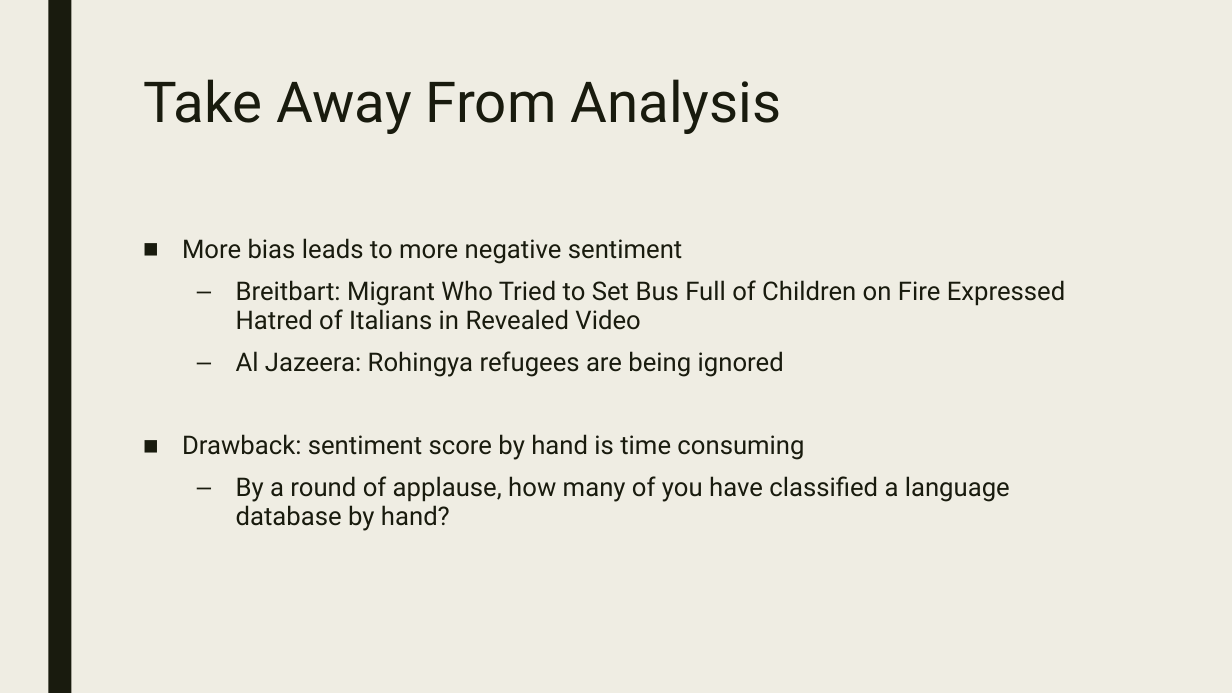
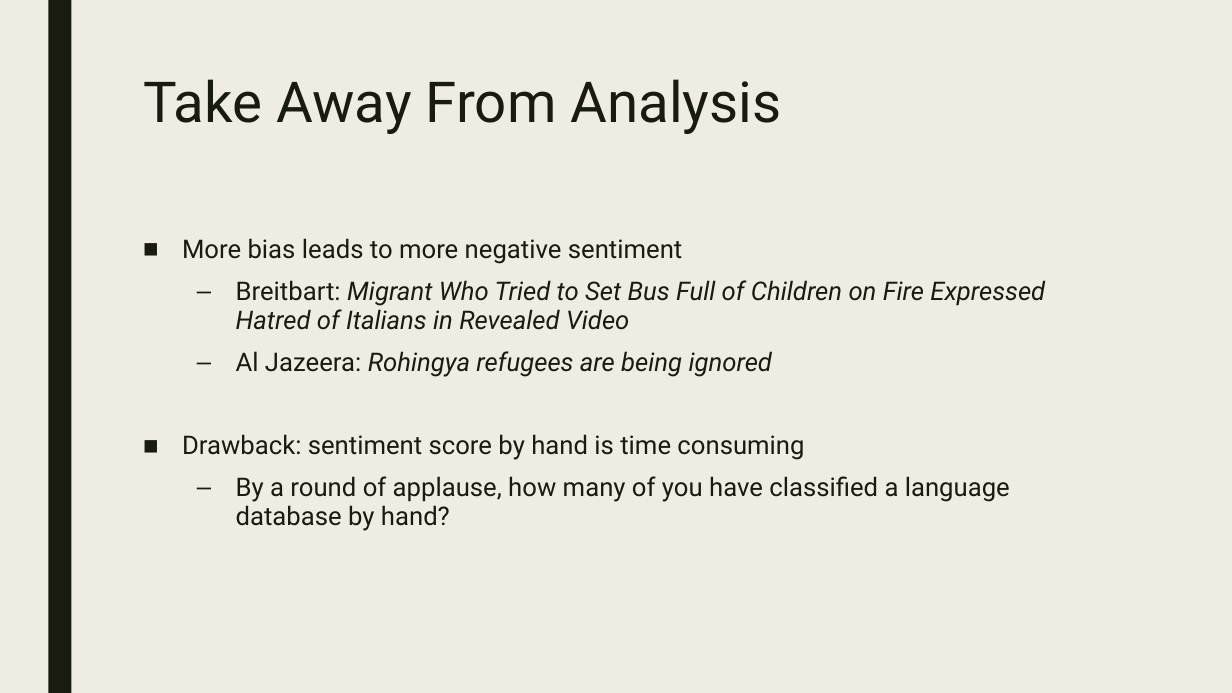
Before and after one commit to James-Ashley/sentiment-analysis-dashboard, a slide deck: slide 7 of Group_project3_deck.pptx. Drawn at 1232x693 pixels with LibreOffice and Linux fonts; fonts in the diff are those of the drawing. Boxes give left, top, right and bottom in pixels: in the first picture for what was removed or moved away, otherwise in the second. Text is boxed around its words. In the diff, an @@ line names an element or a change of style, - is before the commit and + after.

```diff
--- a/Group_project3_deck.pptx
+++ b/Group_project3_deck.pptx
@@ text at (x1=236, y1=280, x2=1045, y2=377): italic on in "Migrant Who Tried to Set Bus Full ...", "Rohingya refugees are being ignored" @@
```
Also in this commit, not shown: 1 other slide changed, 1 other file.
